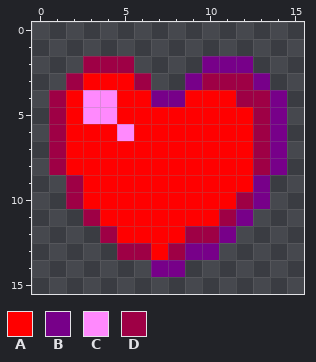
Pixel-art sprite, stored at android/assets/hearty.png. The picture above was drawn from the file before the commit.
The file is 16x16 pixels.
Palette (. is transparent): A #ff0000  B #770089  C #ff89fd  D #9e0045
Pixels before, first column x 1:
 2 ..DDD....BBB..
 3 .DAAAD..BDDDB.
 4 DACCAABBAAADDB
 5 DACCAAAAAAAADB
 6 DAAACAAAAAAADB
 7 DAAAAAAAAAAADB
 8 DAAAAAAAAAAADB
 9 .DAAAAAAAAAAB.
10 .DAAAAAAAAADB.
11 ..DAAAAAAADB..
12 ...DAAAADDB...
13 ....DDADBB....
14 ......BB......
After the commit:
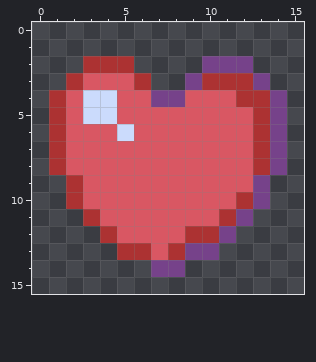
What changed:
colour A: #ff0000 -> #d95763
colour B: #770089 -> #76428a
colour C: #ff89fd -> #cbdbfc
colour D: #9e0045 -> #ac3232
Changed places in both pictures, as pixel boxes (x1, y1, x2, y2):
changed: (49, 56, 287, 277)
